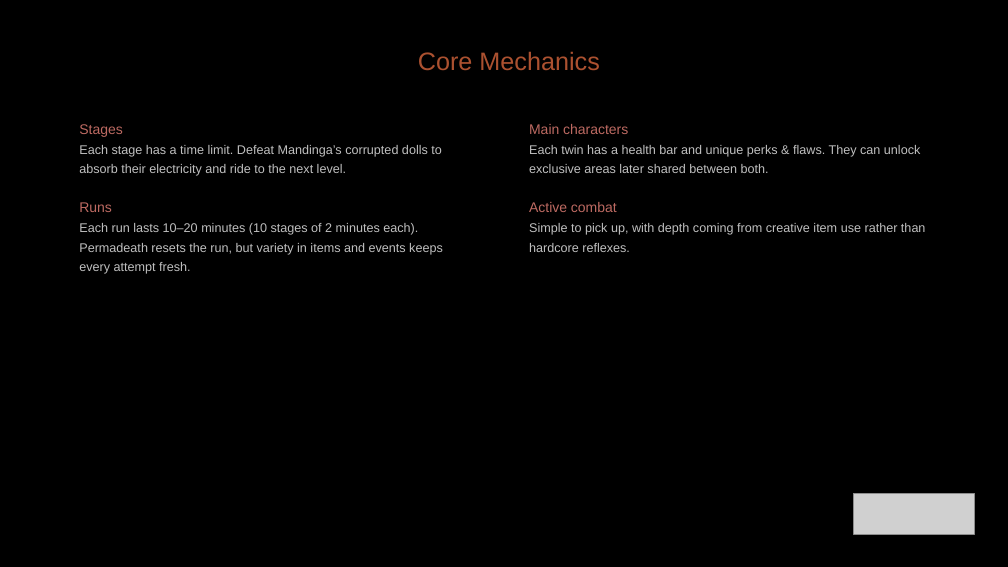
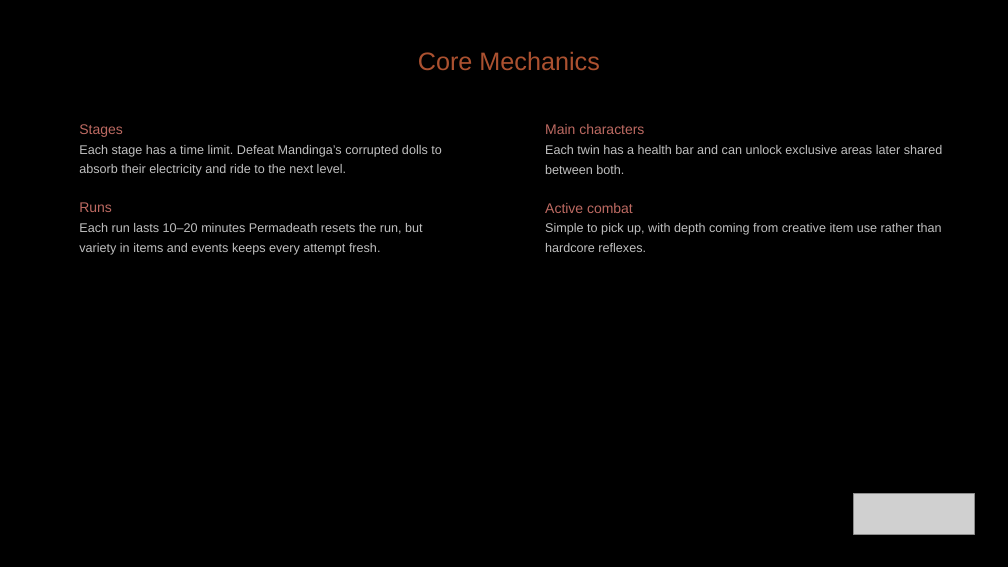
Before and after one commit to diegohcanepa/Remizione, a slide deck: slide 6 of Pitch Deck.pptx. Drawn at 1008x567 pixels with LibreOffice and Linux fonts; fonts in the diff are those of the drawing; grey boxes stand for pictures; background and template pictures are left out. Boxes give left, top, right and bottom in pixels: in the first picture for what was removed or moved away, otherwise in the second. Text is boxed around its words. In the diff, an @@ line names an element or a change of style, - is before the commit and + after.

```diff
--- a/Pitch Deck.pptx
+++ b/Pitch Deck.pptx
@@ text "Main characters": place and size @@
-text "Main characters" at <box>529,124,926,235</box>
+text "Main characters" at <box>545,124,943,235</box>
@@ text at <box>545,145,943,174</box>: text changed @@
-Each twin has a health bar and unique perks & flaws. They can unlock exclusive areas later shared between both.
+Each twin has a health bar and can unlock exclusive areas later shared between both.
@@ subtitle at <box>79,223,423,255</box>: text changed @@
-Each run lasts 10–20 minutes (10 stages of 2 minutes each). Permadeath resets the run, but variety in items and events keeps every attempt fresh.
+Each run lasts 10–20 minutes Permadeath resets the run, but variety in items and events keeps every attempt fresh.
```
Also in this commit, not shown: 6 other slides changed, 51 other files.
